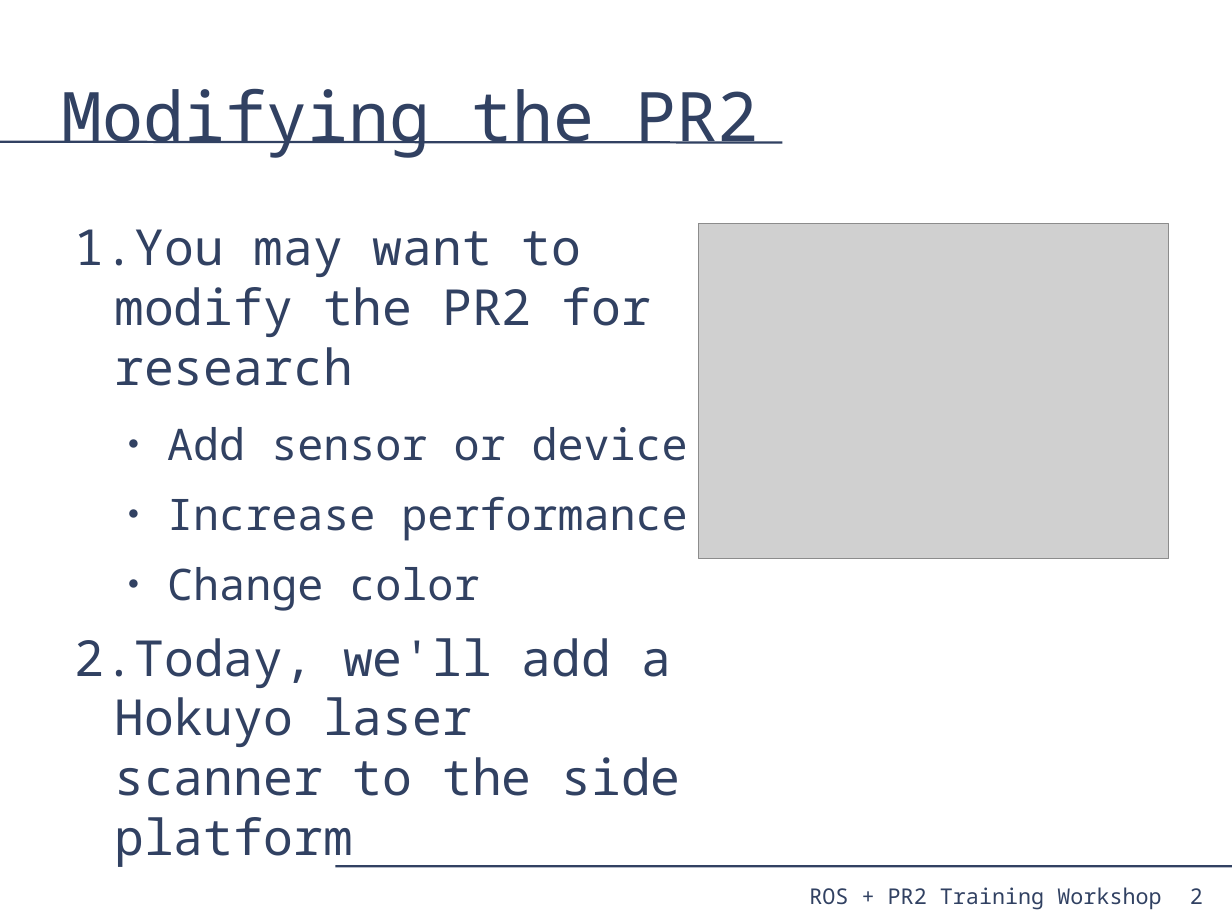
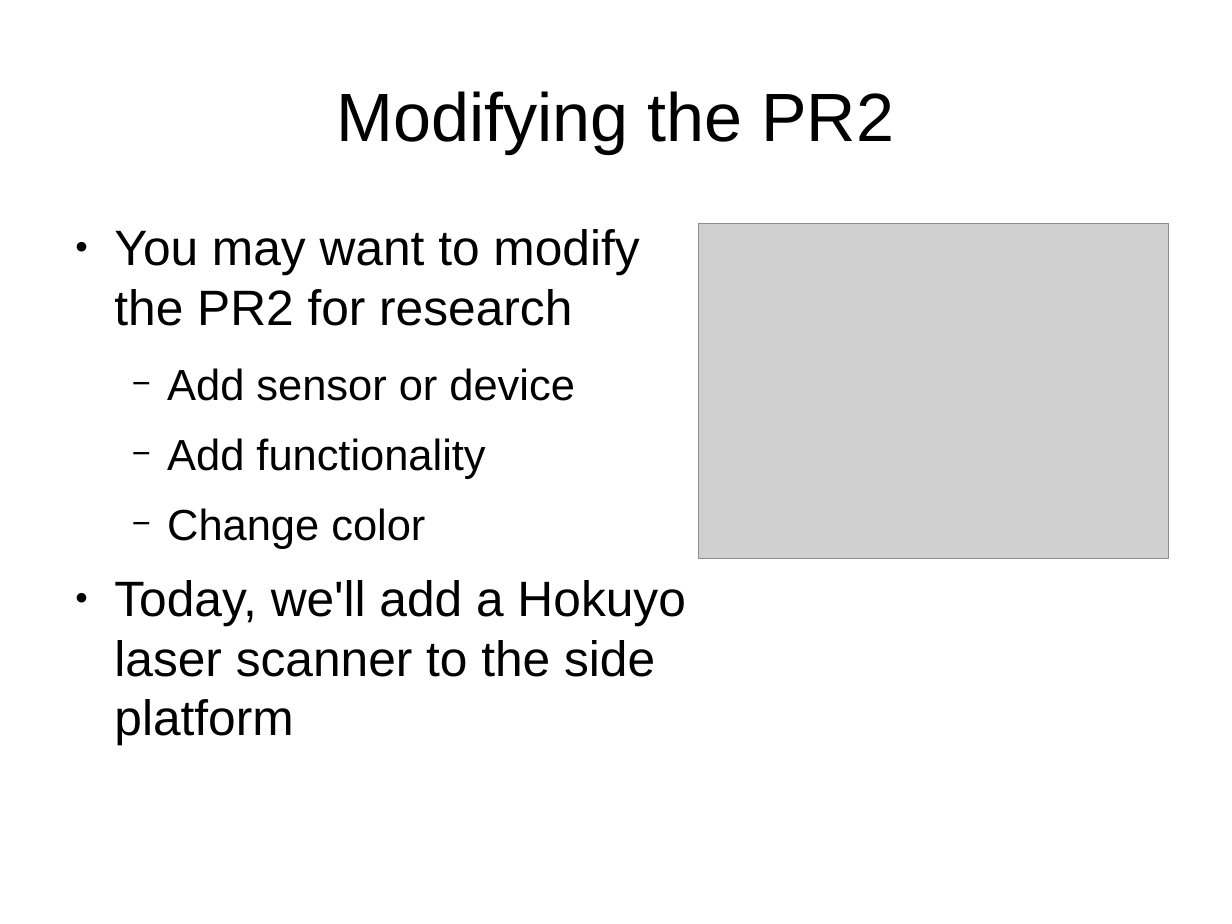
Before and after one commit to PR2/pr2_docs, a slide deck: slide 2 of pr2_training_workshop/modifying_pr2/adding_sensor.odp. Drawn at 1232x924 pixels with LibreOffice and Linux fonts; fonts in the diff are those of the drawing; grey boxes stand for pictures. Boxes give left, top, right and bottom in pixels: in the first picture for what was removed or moved away, otherwise in the second. Text is boxed around its words. In the diff, an @@ line names an element or a change of style, - is before the commit and + after.

Commit message:
Adding sensor now has corrections and additions from Eric and Keenan

```diff
--- a/pr2_training_workshop/modifying_pr2/adding_sensor.odp
+++ b/pr2_training_workshop/modifying_pr2/adding_sensor.odp
@@ title "Modifying the PR2" at [337, 91, 894, 153]: font Noto Sans Mono to Arial, text colour #314162 to #000000; alignment left to centre @@
@@ line removed from (0, 142) to (783, 142) @@
@@ text at [114, 229, 685, 745]: font Noto Sans Mono to Arial, text colour #314162 to #000000 in "You may want to modify the PR2 ...", "Add sensor or device", "Change color", "Today, we'll add a Hokuyo laser scanner ..."; bullet 1. to ●; bullet colour #314162 to #000000; bullet ● to − @@
@@ text at [167, 438, 485, 479]: text changed; font Noto Sans Mono to Arial; text colour #314162 to #000000 @@
-  ● Increase performance
+  − Add functionality
@@ line removed from (335, 866) to (1232, 866) @@
@@ text removed at [809, 887, 1161, 910] @@
-ROS + PR2 Training Workshop
@@ page number removed at [1190, 888, 1203, 904] @@
-2
```
Also in this commit, not shown: 13 other slides changed, 4 slides added, 1 slide removed.
